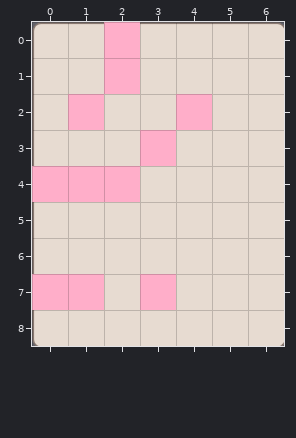
Tiled map, stored at HungryGame/proj.win32/map/38.tmx. The picture above is the old version.
Cells are 60x60 px. Shown: x 0..6, y 0..8.
After:
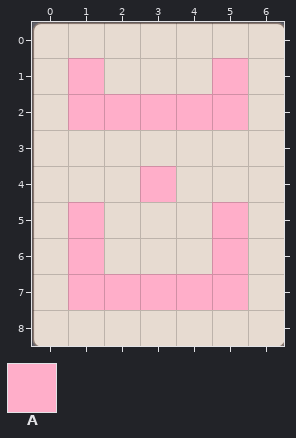
Key: from "metaset1": A 0.
_ is an empty cell.
Tiles replaced or removed in this view: A.
What changed:
Changed rows in their new state; . is an unchanged cell.
Layer "wall":
first column x 0:
0 .._.
1 .._.
3 ..._
4 ___.
7 _...
Layer "Items":
first column x 0:
0 .._...
1 .A_..A
2 ..AA.A
3 ..._..
4 ___A..
5 .A...A
6 .A...A
7 _.A.AA
Where, in picture pixels (left, top, right, bottom), the same in both pictures:
changed: (32, 22, 176, 310)
added: (212, 58, 248, 130)
added: (176, 202, 248, 310)
